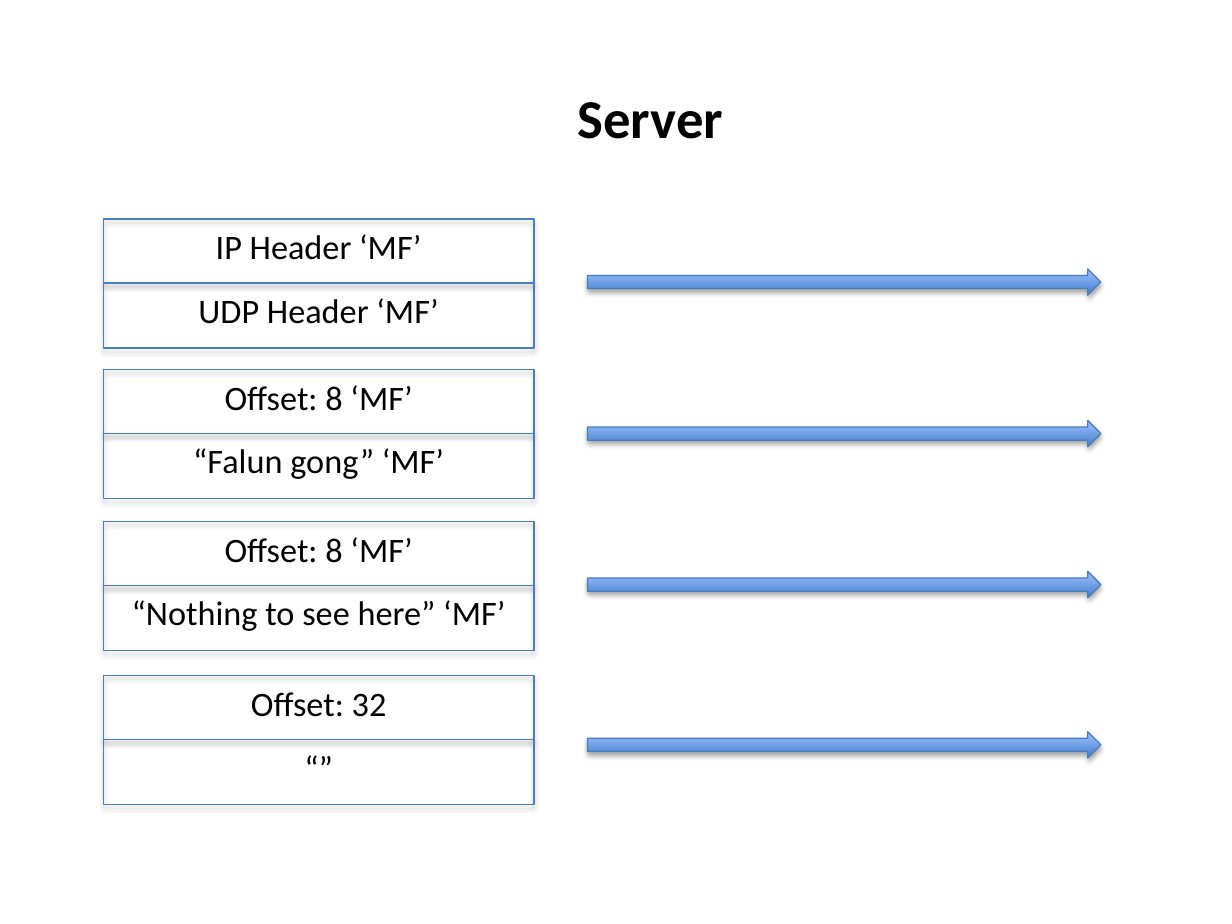
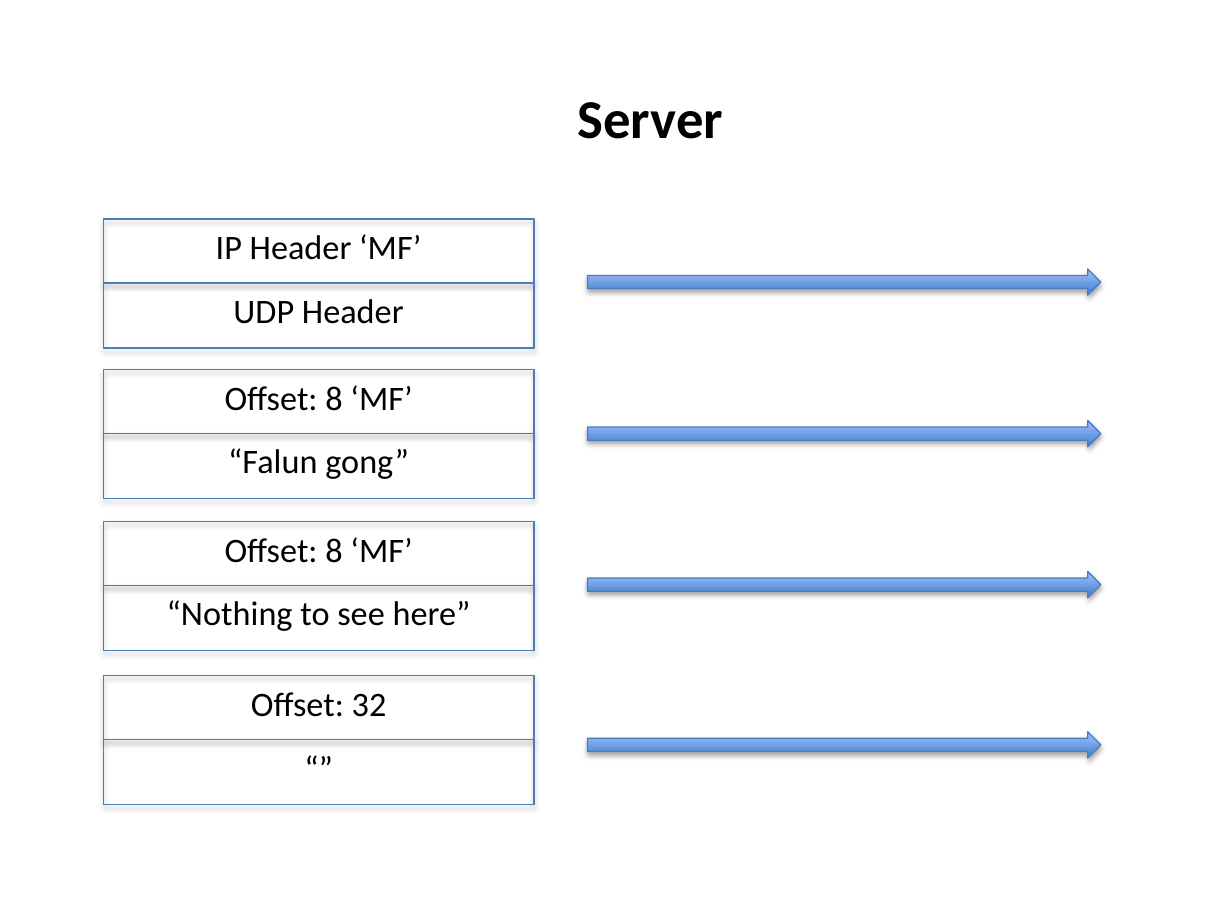
Before and after one commit to stharding/netslab2, a slide deck: slide 1 of Lab2Visualization.pptx. Drawn at 1232x924 pixels with LibreOffice and Linux fonts; fonts in the diff are those of the drawing. Boxes give left, top, right and bottom in pixels: in the first picture for what was removed or moved away, otherwise in the second. Text is boxed around its words. In the diff, an @@ line names an element or a change of style, - is before the commit and + after.

Commit message:
Removed 'MF' from UDP header and packet payload fields

```diff
--- a/Lab2Visualization.pptx
+++ b/Lab2Visualization.pptx
@@ text at (233, 299, 404, 324): text changed @@
-UDP Header ‘MF’
+UDP Header
@@ text at (228, 448, 409, 479): text changed @@
-“Falun gong” ‘MF’
+“Falun gong”
@@ text at (167, 600, 471, 631): text changed @@
-“Nothing to see here” ‘MF’
+“Nothing to see here”
```
Also in this commit, not shown: 2 other slides changed.
